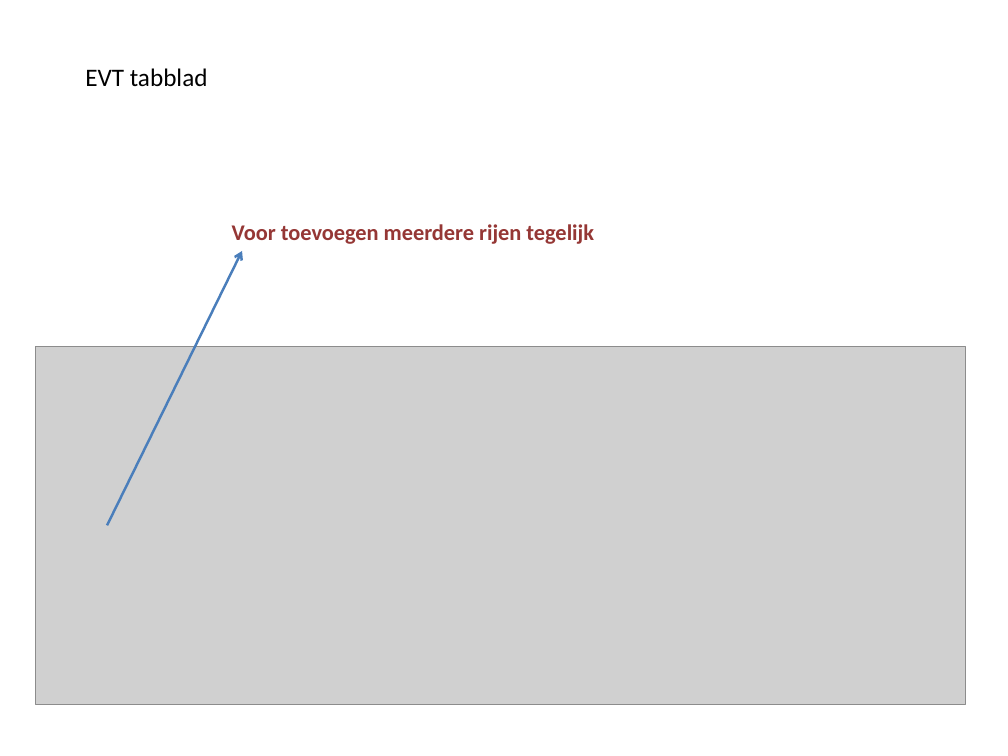
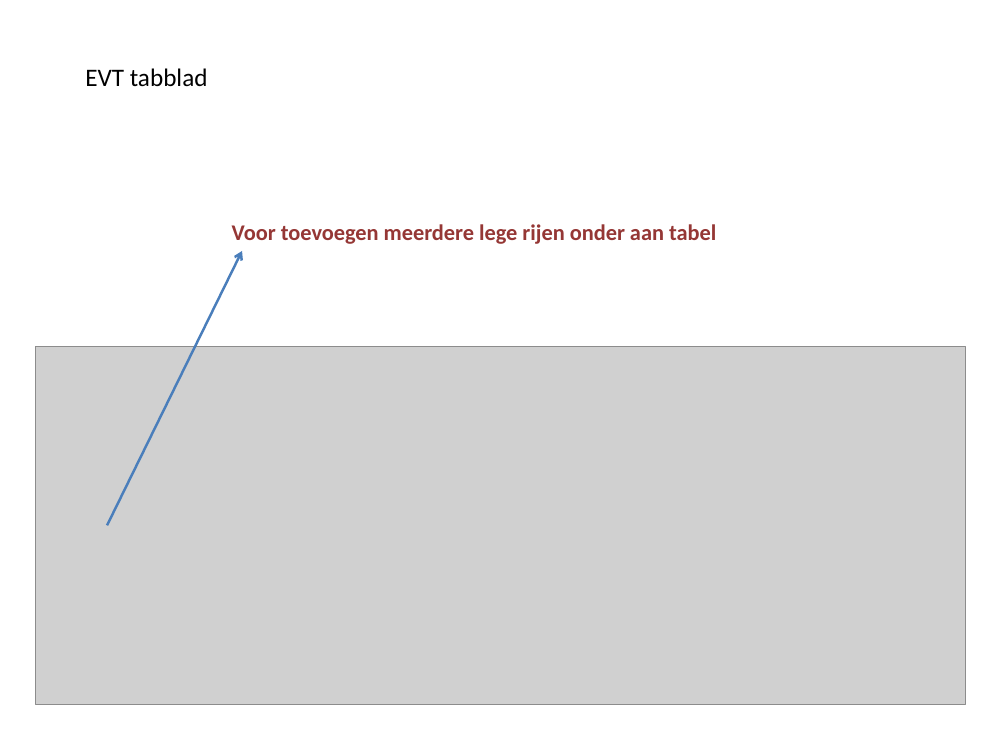
Before and after one commit to RalphSmeenk/TestdossierTool, a slide deck: slide 83 of Handleiding_powerpoint.pptx (slide 58 before the commit). Drawn at 1008x756 pixels with LibreOffice and Linux fonts; fonts in the diff are those of the drawing; grey boxes stand for pictures. Boxes give left, top, right and bottom in pixels: in the first picture for what was removed or moved away, otherwise in the second. Text is boxed around its words. In the diff, an @@ line names an element or a change of style, - is before the commit and + after.

Commit message:
Update van de powerpoint handleiding, kleine aanpassingen aan het Testdossiertool voor v1.8

```diff
--- a/Handleiding_powerpoint.pptx
+++ b/Handleiding_powerpoint.pptx
@@ text at (x1=232, y1=224, x2=716, y2=244): text changed @@
-Voor toevoegen meerdere rijen tegelijk
+Voor toevoegen meerdere lege rijen onder aan tabel
```
Also in this commit, not shown: 15 other slides changed, 61 slides added, 2 slides removed, 3 other files.
